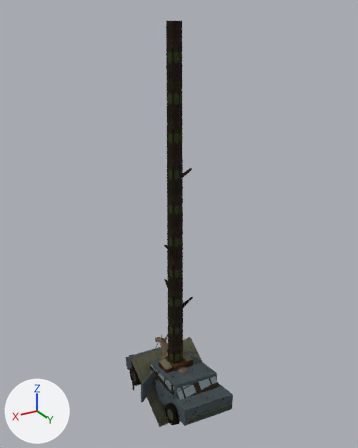
Two versions of the Blender file blender/cenarios/mascate.blend, one commit apart.
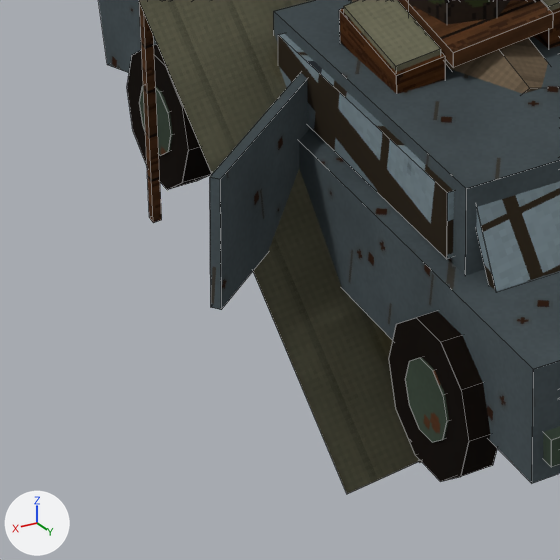
Each version appears first whole from a 50 mm lens placed at (6.57, 11.18, 11.72), pointed at (-0.24, -0.16, 6.05), and next in a close-up on the part from 31% to 53% of the width and 80% to 97% of the height. The lights are fixed; the arrows at lower left show +X, +Y and +Z. The older version's two pictures come first. The close-ups show mesh edges as thin lines.

Objects in the first close-up: 'carro', 'lona', 'mula', 'tronco'.
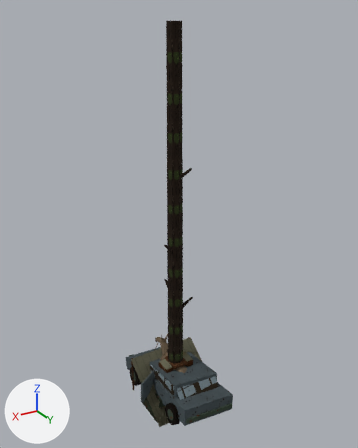
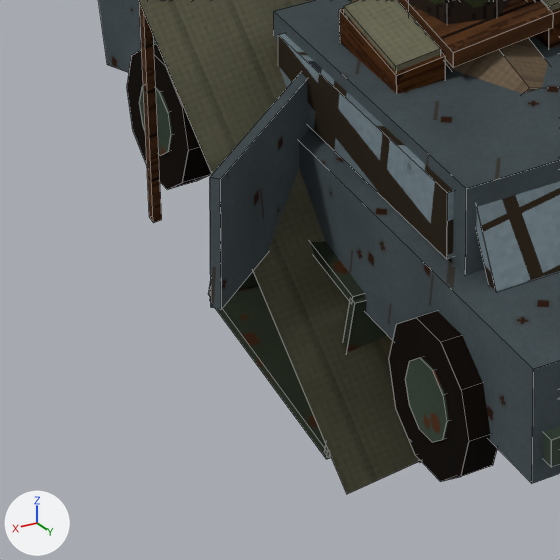
Location of each change, (x1, y1, x2, y2) in pixels of the close-ups (560 x 560 px):
'vagonete', added: after (208, 241, 387, 459)

The edits, one by one:
Picture 'stone.png' (img_stone_png) is new.
Material 'stone' (mat_stone) is new.
Its texture is img_stone_png.
Its roughness is 1.0.
Its specular ior level is 0.1.
Mesh me_vagonete is new.
It has 432 vertices, 100 faces and spans x -0.66..1.01, y -1.65..0.57, z -0.45..0.58.
Faces by material slot: [70, 30].
It uses material mat_iron.
It uses material mat_stone (picture img_stone_png).
Object 'vagonete' (ob_vagonete) is new; it shows me_vagonete.
Its location is (0.0, 0.0, 0.0).
